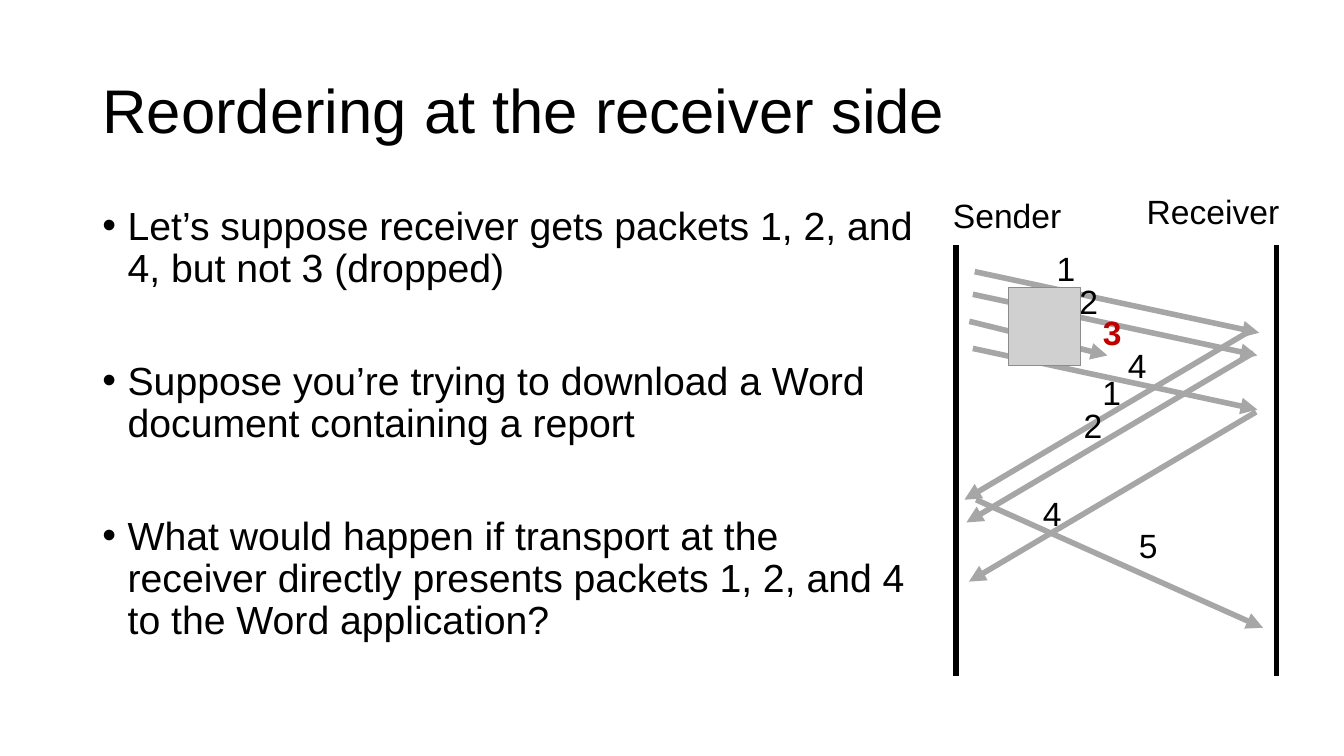
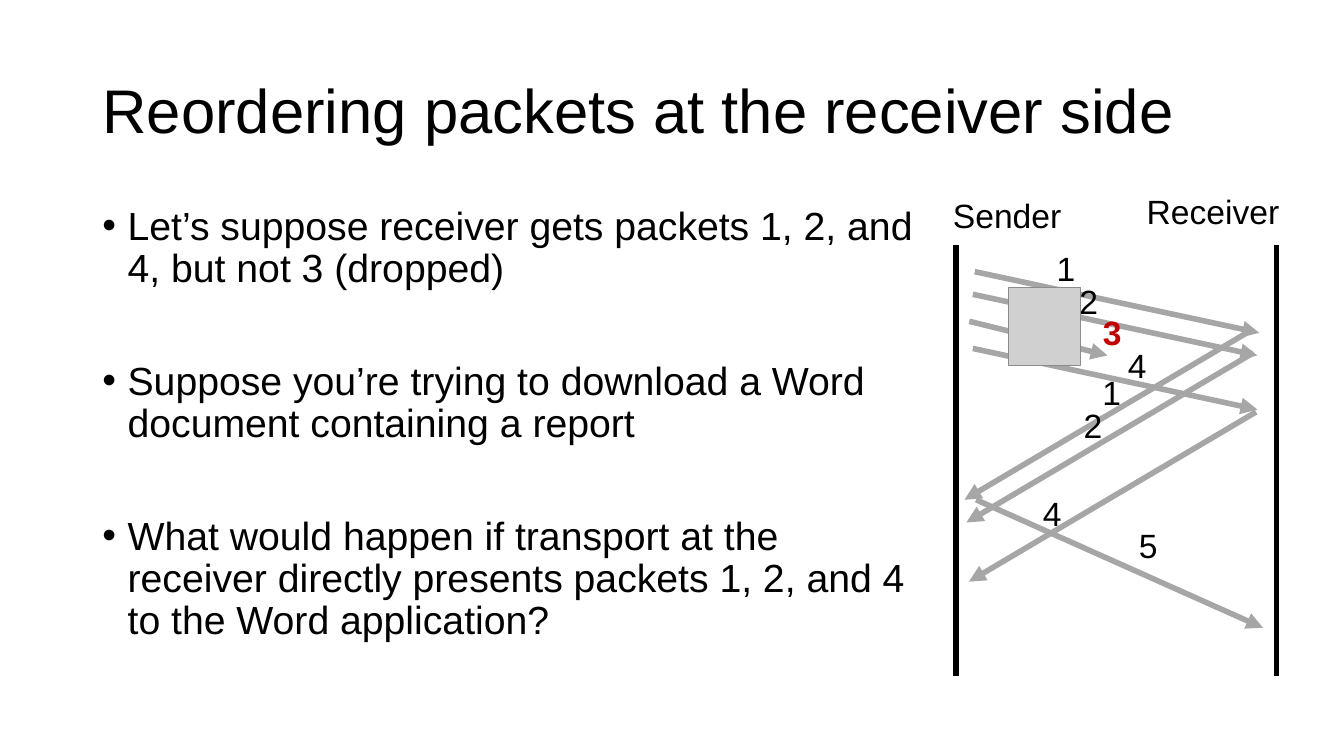
Before and after one commit to ngsrinivas/coursegen, a slide deck: slide 19 of ex/552-F19/lectures/05-transport.pptx (slide 15 before the commit). Drawn at 1344x756 pixels with LibreOffice and Linux fonts; fonts in the diff are those of the drawing; grey boxes stand for pictures. Boxes give left, top, right and bottom in pixels: in the first picture for what was removed or moved away, otherwise in the second. Text is boxed around its words. In the diff, an @@ line names an element or a change of style, - is before the commit and + after.

```diff
--- a/ex/552-F19/lectures/05-transport.pptx
+++ b/ex/552-F19/lectures/05-transport.pptx
@@ title at bbox=[102, 88, 1173, 145]: text changed @@
-Reordering at the receiver side
+Reordering packets at the receiver side
```
Also in this commit, not shown: 6 other slides changed, 9 slides added, 2 other files.
